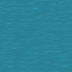
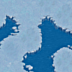
Comparing the layer stacks of the two (72, 72) images. Changes:
added layer "banque copy #1" above "banque copy" over [0, 0, 72, 72]
added layer "banque copy" above "banque copy #2" over [0, 0, 72, 72]
added layer "banque copy #2" above "banque" over [0, 0, 72, 72]
added layer "banque" above "banq" over [0, 0, 72, 72]
hid "tropmer3" over [0, 0, 72, 72]
hid "tropmer2" over [0, 0, 72, 72]
hid "tropmer1" over [0, 0, 72, 72]
hid "mer3" over [0, 0, 72, 72]
